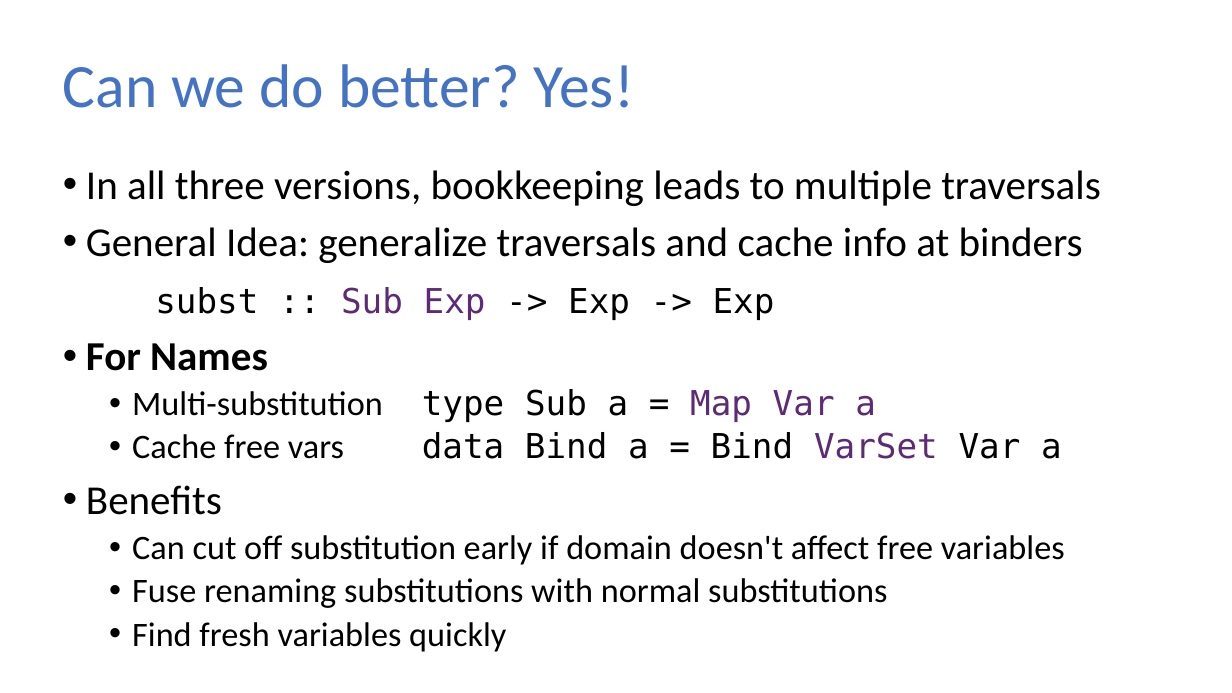
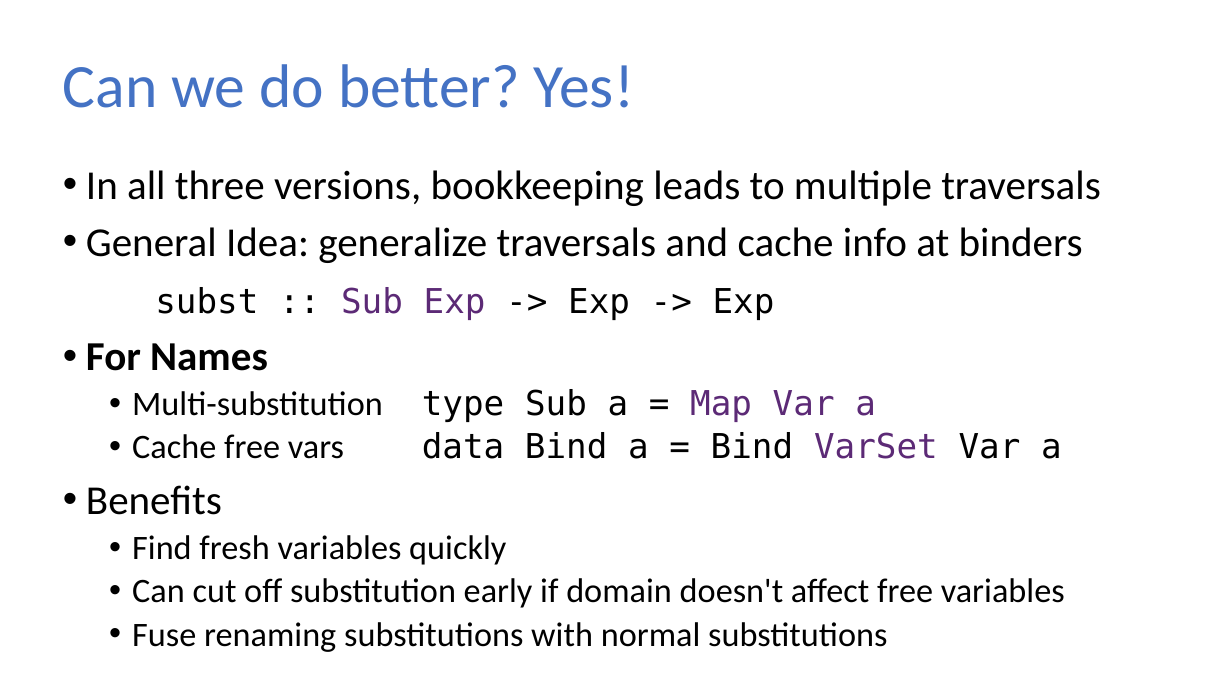
Before and after one commit to sweirich/lambda-n-ways, a slide deck: slide 21 of ifl-2021.pptx. Drawn at 1232x693 pixels with LibreOffice and Linux fonts; fonts in the diff are those of the drawing. Boxes give left, top, right and bottom in pixels: in the first picture for what was removed or moved away, otherwise in the second. Text is boxed around its words. In the diff, an @@ line names an element or a change of style, - is before the commit and + after.

```diff
--- a/ifl-2021.pptx
+++ b/ifl-2021.pptx
@@ text at (132, 535, 506, 565): paragraph added @@
+  • Find fresh variables quickly
@@ text at (132, 622, 506, 652): paragraph removed @@
-  • Find fresh variables quickly
```
Also in this commit, not shown: 10 other slides changed, 10 other files.
